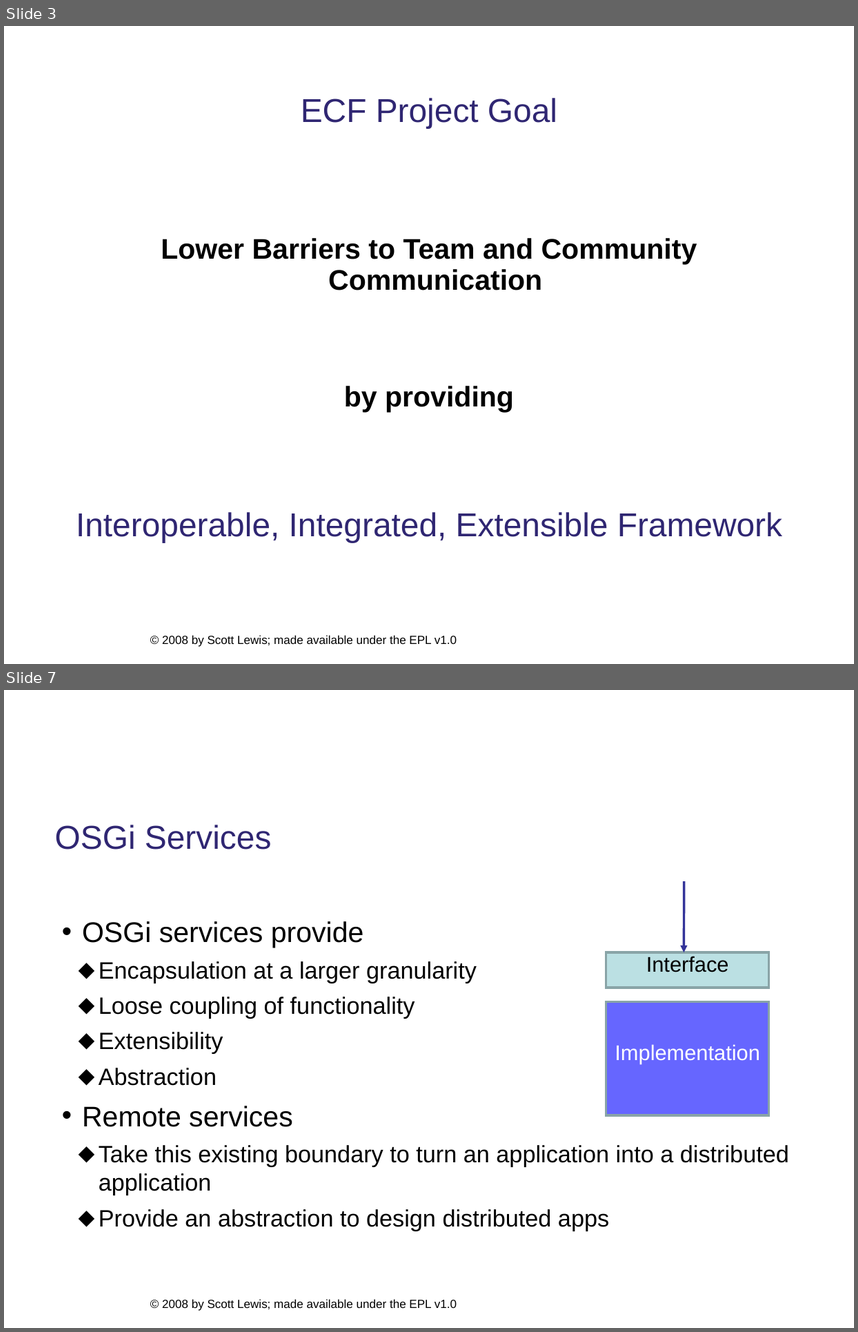
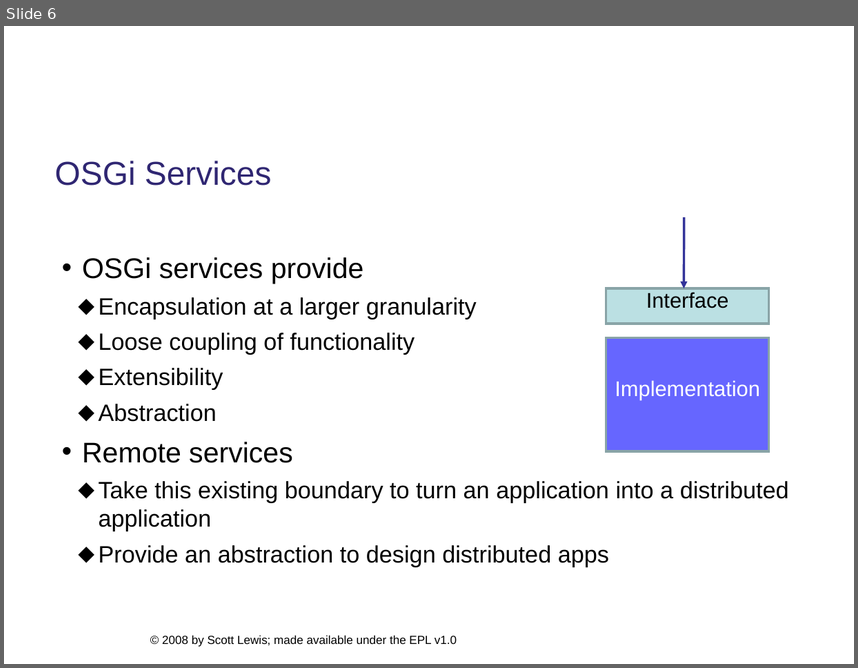
Before and after one commit to eclipse/ecf-website, a slide deck: presentations/eclipsedayatgoogleplex2008/ecf_overview_slewis.ppt. Shown one above the other, each under a label of ours: slides 3 and 7 before the commit, slide 6 after it; the slides between them are not shown. The pictures are 858x1332 and 858x668 pixels, drawn with LibreOffice and Linux fonts; fonts in the diff are those of the drawing; background and template pictures are left out. Boxes give left, top, right and bottom in pixels: in the first picture for what was removed or moved away, otherwise in the second. Text is boxed around its words. In the diff, an @@ line names an element or a change of style, - is before the commit and + after.

```diff
--- a/presentations/eclipsedayatgoogleplex2008/ecf_overview_slewis.ppt
+++ b/presentations/eclipsedayatgoogleplex2008/ecf_overview_slewis.ppt
@@ slide 3 removed at box(4, 26, 854, 664), background #FFFFFF; not listed: 1 template element that a slide beside it also shows @@
@@ text removed at box(301, 98, 557, 128) @@
-ECF Project Goal
@@ text removed at box(161, 238, 697, 412) @@
-Lower Barriers to Team and Community Communication
-by providing
@@ title removed at box(76, 512, 782, 542) @@
-Interoperable, Integrated, Extensible Framework
@@ what was slide 7 is now slide 6 @@
```
Also in this commit, not shown: 2 slides changed, 3 slides added, 3 other slides removed, 1 other file.
